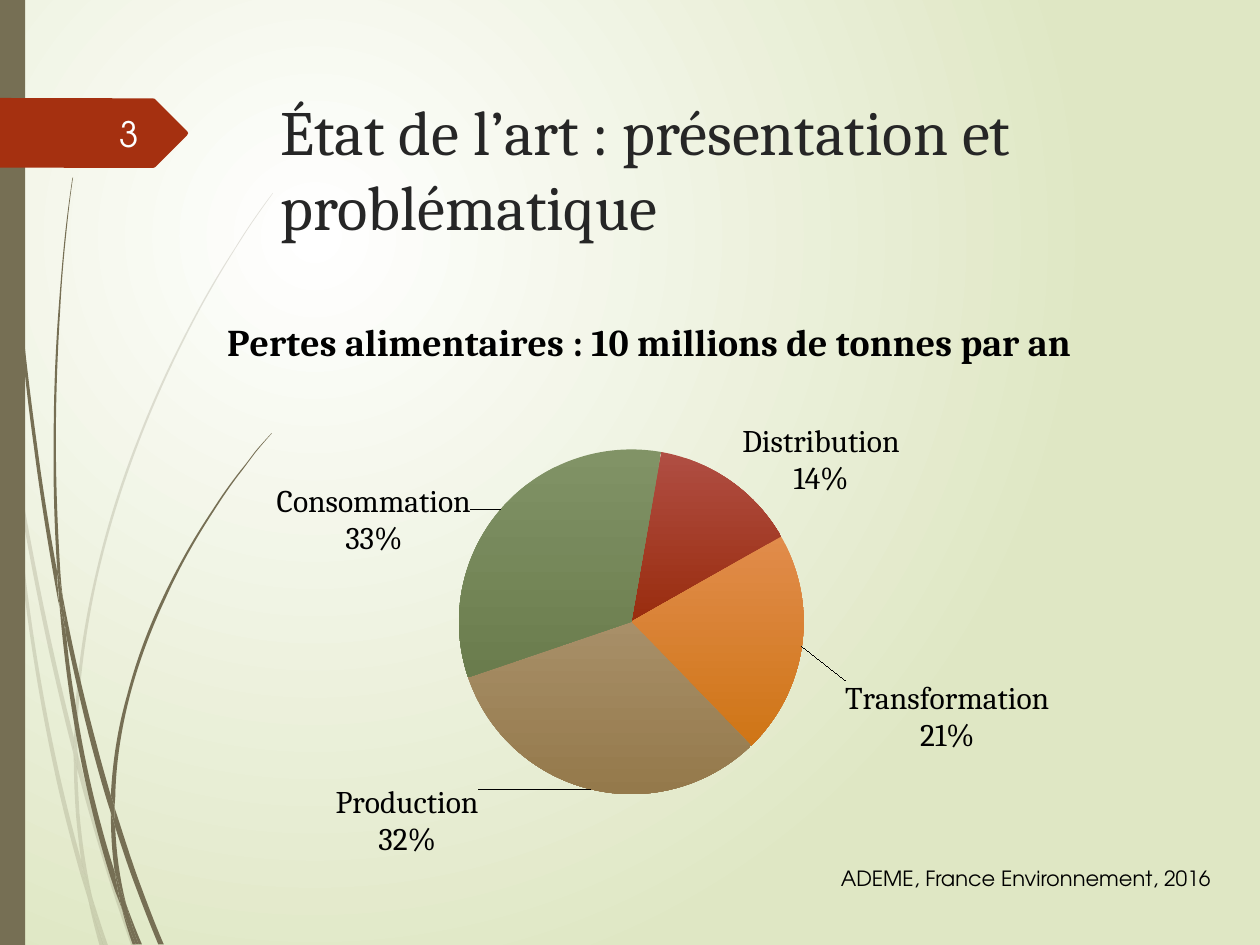
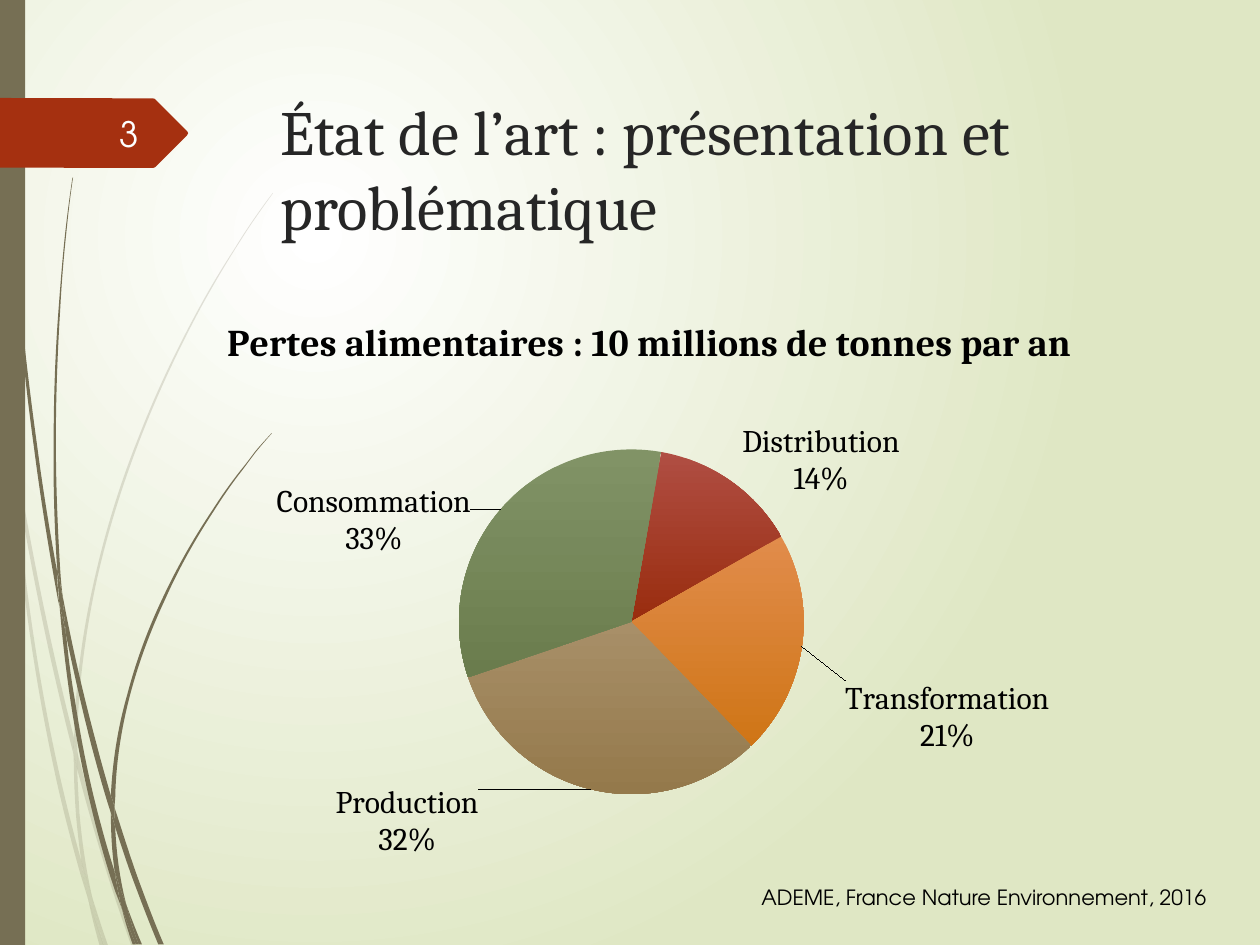
Before and after one commit to AurelieDemure/Opti-Fruits, a slide deck: slide 3 of Diapo.pptx. Drawn at 1260x945 pixels with LibreOffice and Linux fonts; fonts in the diff are those of the drawing. Boxes give left, top, right and bottom in pixels: in the first picture for what was removed or moved away, otherwise in the second. Text is boxed around its words. In the diff, an @@ line names an element or a change of style, - is before the commit and + after.

```diff
--- a/Diapo.pptx
+++ b/Diapo.pptx
@@ text at box(761, 889, 1206, 907): text changed @@
-ADEME, France Environnement, 2016
+ADEME, France Nature Environnement, 2016
```
